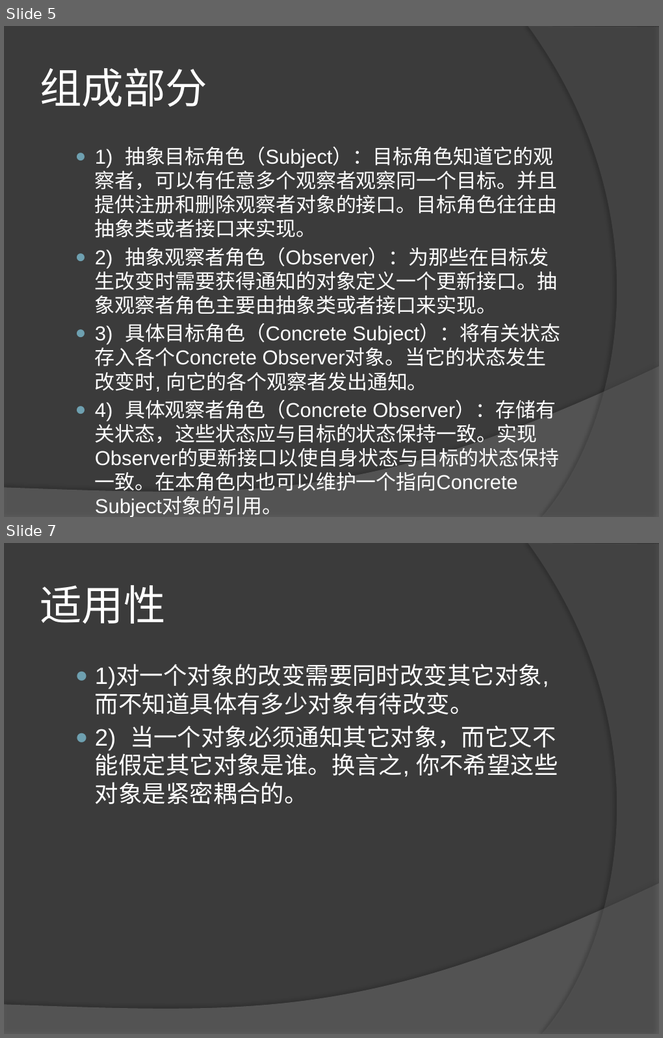
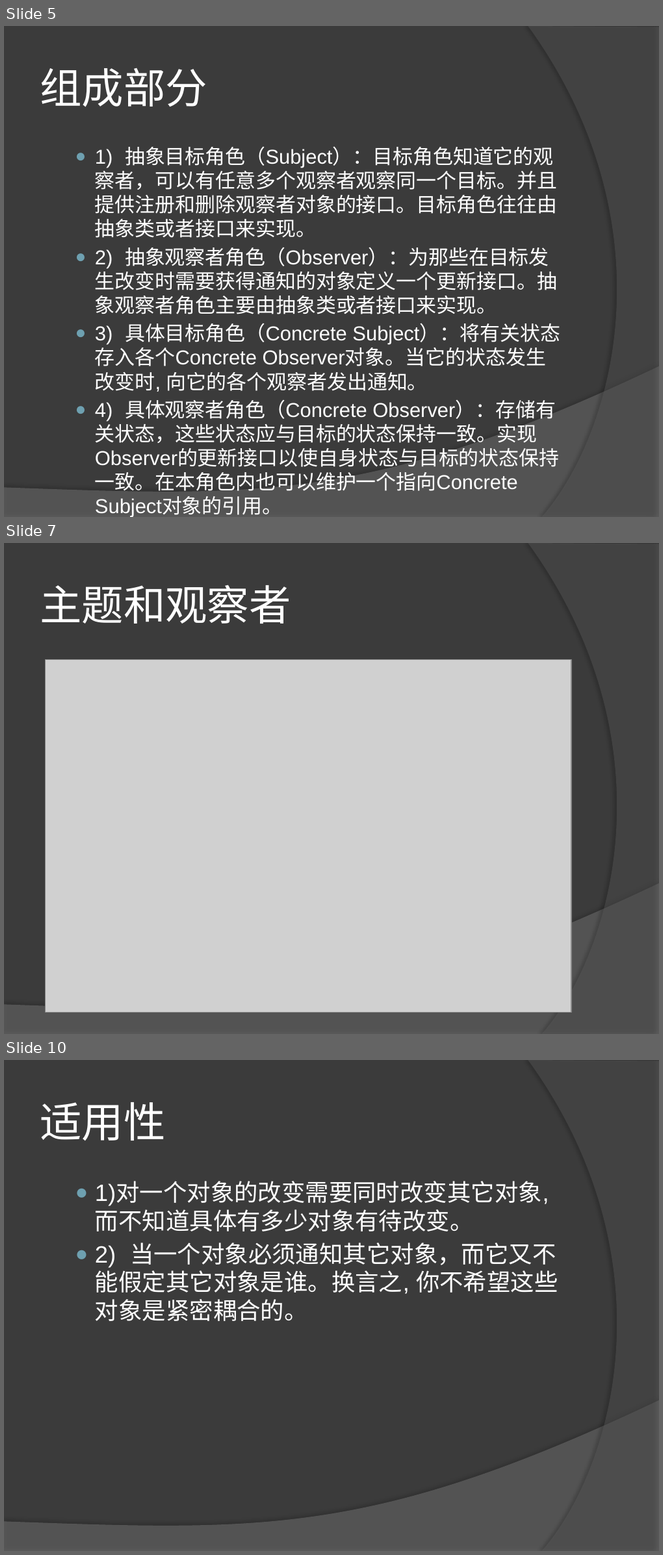
Before and after one commit to leezeng/MVC, a slide deck: doc/设计模式.pptx. Shown one above the other, each under a label of ours: slides 5 and 7 before the commit, slides 5, 7 and 10 after it; the slides between them are not shown. The pictures are 663x1038 and 663x1555 pixels, drawn with LibreOffice and Linux fonts; fonts in the diff are those of the drawing; grey boxes stand for pictures. Boxes give left, top, right and bottom in pixels: in the first picture for what was removed or moved away, otherwise in the second. Text is boxed around its words. In the diff, an @@ line names an element or a change of style, - is before the commit and + after.

```diff
--- a/doc/设计模式.pptx
+++ b/doc/设计模式.pptx
@@ slide 7 added at <box>4,543,659,1034</box>, background #3B3B3B; not listed: 2 template elements that a slide beside it also shows @@
@@ title added at <box>40,585,291,624</box>, 46 pt, text #FFFFFF @@
+主题和观察者
@@ picture added at <box>46,659,571,1012</box> @@
@@ what was slide 7 is now slide 10 @@
```
Also in this commit, not shown: 2 slides changed, 7 other slides added, 1 slide removed, 15 other files.
